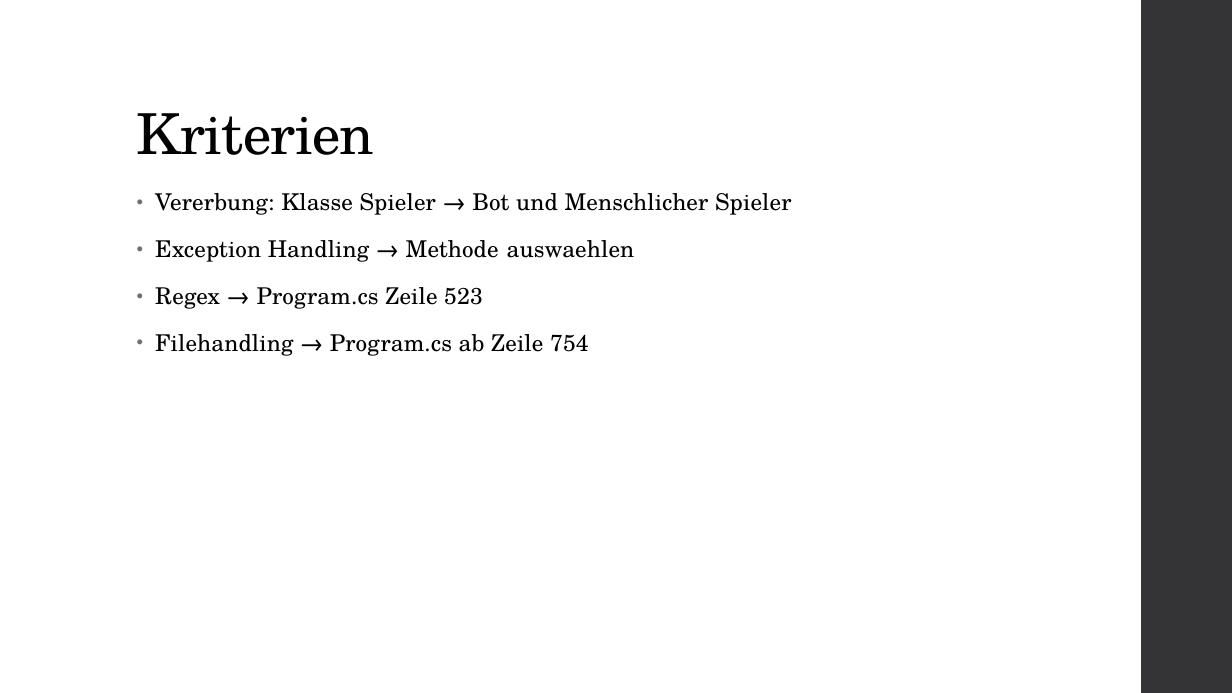
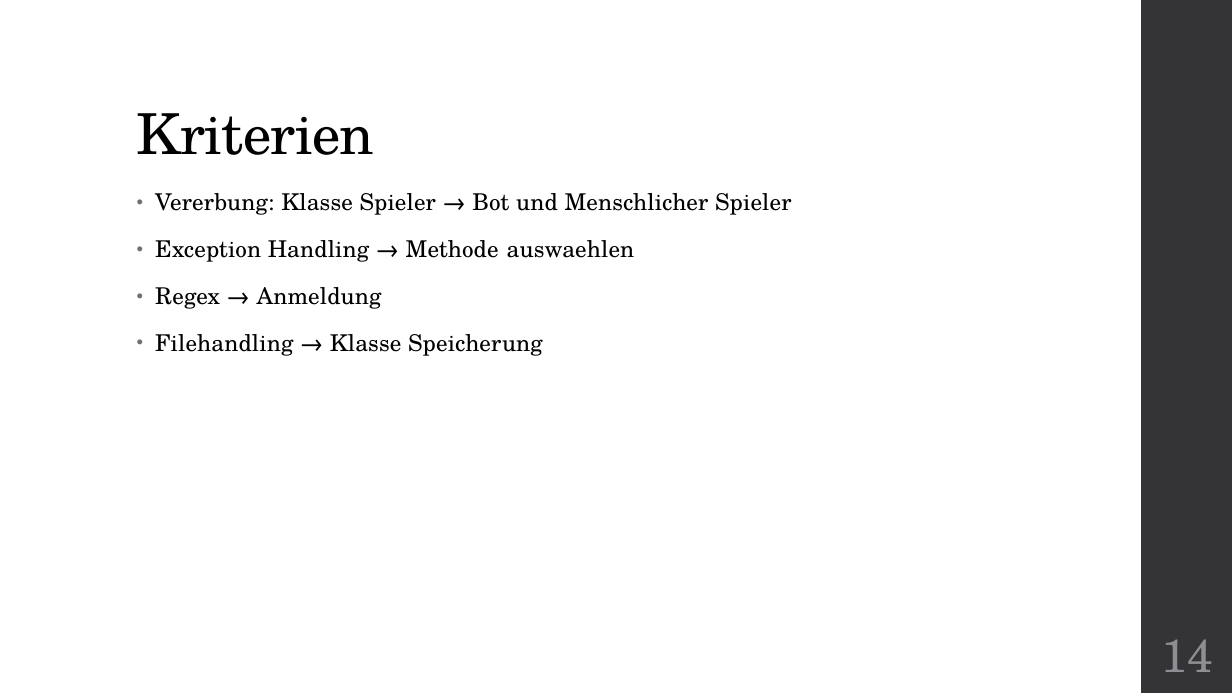
Before and after one commit to Wutze0/Mensch_Aergere_Dich_Nicht, a slide deck: slide 14 of MenschAergereDichNicht.pptx (slide 8 before the commit). Drawn at 1232x693 pixels with LibreOffice and Linux fonts; fonts in the diff are those of the drawing. Boxes give left, top, right and bottom in pixels: in the first picture for what was removed or moved away, otherwise in the second. Text is boxed around its words. In the diff, an @@ line names an element or a change of style, - is before the commit and + after.

```diff
--- a/MenschAergereDichNicht.pptx
+++ b/MenschAergereDichNicht.pptx
@@ text at <box>155,287,543,356</box>: text changed @@
-• Regex → Program.cs Zeile 523
-• Filehandling → Program.cs ab Zeile 754
+• Regex → Anmeldung
+• Filehandling → Klasse Speicherung
@@ page number added at <box>1162,639,1213,672</box>, 36 pt, text #8E8E94 @@
+14
```
Also in this commit, not shown: 7 other slides changed, 7 slides added, 2 slides removed, 4 other files.
